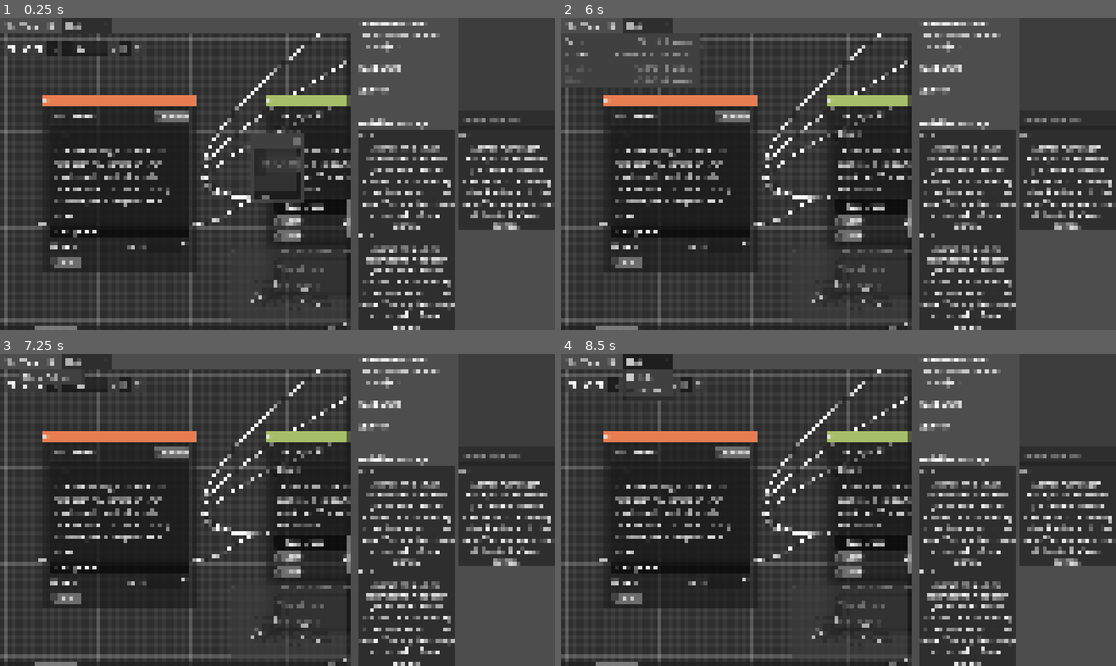
Above: before the commit, frames 1-4 (two rows, left to right).
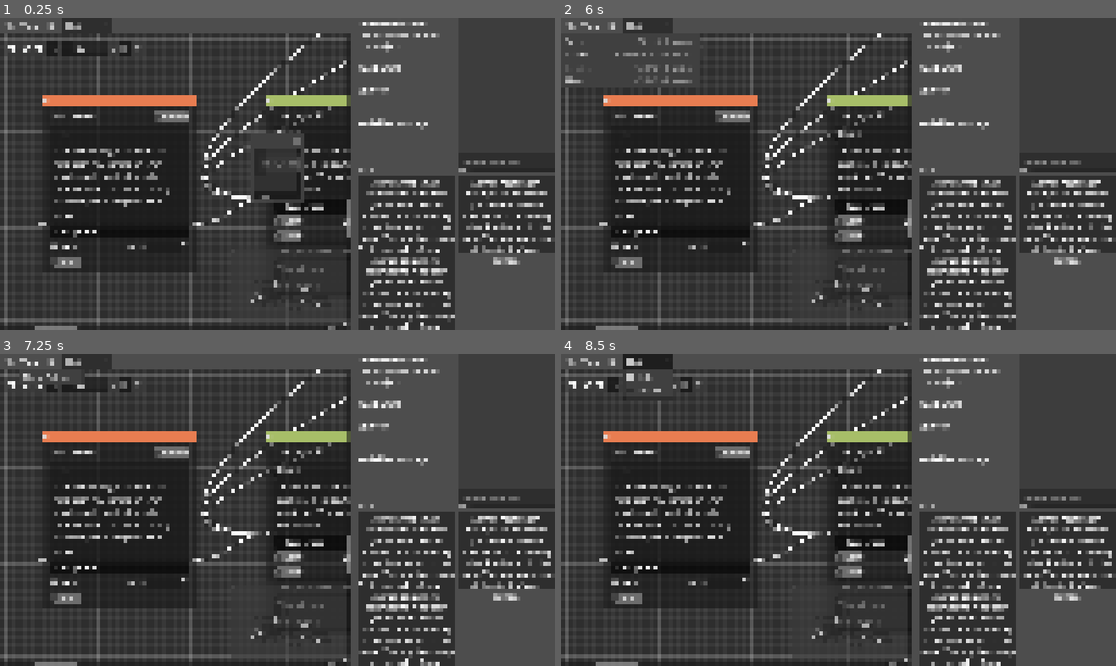
Above: after the commit, the same moments.

Repository: Roboticy3/Louder
Game: Godot game, scene res://proto_simulator/proto_simulator_wrapper.tscn
The game is run twice, just before and just after one commit, with the same random seed, the same clock (stepped at 60 frames per second) and the same inputs.
Inputs (mouse positions are in pixels of both pictures, inside the frame that each line leads up to):
- Up to frame 1 (0.25 s): no input
- Up to frame 2 (6 s): click (921, 227) at 0.52 s; type "Alex" at 0.6 s; click "Start" at 1.25 s; click "Start" at 2 s; click "CONTINUE" at 2.75 s; click "CONTINUE" at 3.5 s; click "CONTINUE" at 4.25 s; click "CONTINUE" at 5 s; click "File" at 5.75 s
- Up to frame 3 (7.25 s): click "View" at 6.5 s
- Up to frame 4 (8.5 s): click "Edit" at 7.25 s; click "Hub" at 8 s

The runs differ from the first frame. In frame 1, 8.4% of the frame differs, in the area x 64-100%, y 32-100%; in frame 2, 8.4%, in the area x 0-100%, y 18-100%; in frame 3, 8.4%; in frame 4, 8.4%.

Commit message:
Squashed commit of the following:
commit 6a71d08a581d285e46ba79c1ddd39cc988757e66
Author: Pablo Ibarz <fribarz123@gmail.com>
Date:   Sat Aug 22 18:00:29 2026 -0400

    changed how properties are updated in controllers to better accomodate branches

commit 75fdba74ca778b33b80f60f75b920ac8ad7ec62f
Author: Pablo Ibarz <fribarz123@gmail.com>
Date:   Sat Aug 22 17:41:14 2026 -0400

    realized async speaker logic in documentation

commit caa28d2a31dc80f0e024623a48f3fa688377e54f
Author: Pablo Ibarz <fribarz123@gmail.com>
Date:   Sat Aug 22 17:27:10 2026 -0400

    added skeleton for end function to controller

commit ec39151f03566fcbb59bd70bb9fb978ac17090a4
Author: Pablo Ibarz <fribarz123@gmail.com>
Date:   Sat Aug 22 17:23:49 2026 -0400

    fixed incorrect implementation of partial updates in the new controllers

commit 5dd84efcb548963f0e83f8051be243fe1e172810
Author: Pablo Ibarz <fribarz123@gmail.com>
Date:   Sat Aug 22 17:18:58 2026 -0400

    added thinking indicator using added context from controller layer

commit 147218407d1cf15e7097c0498967a25ae6cca6d4
Author: Pablo Ibarz <fribarz123@gmail.com>
Date:   Sat Aug 22 17:05:32 2026 -0400

    remove deprecated setspeakers command

commit d3126199e769b6dc71872466158e901c4ced6cb2
Author: Pablo Ibarz <fribarz123@gmail.com>
Date:   Sat Aug 22 17:04:07 2026 -0400

    connected remaining test speakers

commit 7016c40686ef6fb877749d2d6c2c775f3eb5360d
Author: Pablo Ibarz <fribarz123@gmail.com>
Date:   Sat Aug 22 16:55:53 2026 -0400

    fix bug with dominant logic accepting 'null' terms

commit 8b8ff8be2632d86c31829fce228fb777eaca9507
Author: Pablo Ibarz <fribarz123@gmail.com>
Date:   Sat Aug 22 16:52:27 2026 -0400

    demonstrated one view with the new separation

commit 8d1ea28186c089cf69a2453ab9d3b67c25ca5c5d
Author: Pablo Ibarz <fribarz123@gmail.com>
Date:   Sat Aug 22 16:06:07 2026 -0400

    replace PSSimulator::choice_made signal with dummy group call ps_controller update()

Diff:
--- /dev/null
+++ b/editor/demos/conversations/test_null_fields.json
@@ -0,0 +1,43 @@
+[
+	{
+		"conversation_id": "0",
+		"position_offset:x": "46.7358245849609",
+		"position_offset:y": "389.503326416016",
+		"speaker": "I'm a speaker",
+		"start": true,
+		"text": "I'm some text",
+		"type": "hub"
+	},
+	{
+		"conversation_id": "2",
+		"position_offset:x": "880.911560058594",
+		"position_offset:y": "356.982330322266",
+		"speaker": "Updating speaker without text!",
+		"type": "hub"
+	},
+	{
+		"conversation_id": "1",
+		"position_offset:x": "460.0",
+		"position_offset:y": "360.0",
+		"text": "Updating text without speaker!",
+		"type": "hub"
+	},
+	{
+		"from_choice": "",
+		"from_id": "0",
+		"to_id": "1",
+		"type": "connection"
+	},
+	{
+		"from_choice": "",
+		"from_id": "1",
+		"to_id": "2",
+		"type": "connection"
+	},
+	{
+		"position:x": "-46.0",
+		"position:y": "40.0",
+		"type": "camera",
+		"zoom": "0.88317602872849"
+	}
+]
--- a/editor/proto_simulator/proto_simulator_ui_mockup.tscn
+++ b/editor/proto_simulator/proto_simulator_ui_mockup.tscn
@@ -3,7 +3,7 @@
 [ext_resource type="Script" uid="uid://c8mgp47kh56t1" path="res://proto_simulator/ps_conversation_view.gd" id="1_uy6tw"]
 [ext_resource type="Script" uid="uid://bx4ryfqh7km2w" path="res://proto_simulator/ps_choices_container.gd" id="2_ctnr"]
 
-[node name="Control" type="Control" unique_id=644629500]
+[node name="Control" type="Control" unique_id=644629500 node_paths=PackedStringArray("debug_speaker_label")]
 layout_mode = 3
 anchors_preset = 15
 anchor_right = 1.0
@@ -11,6 +11,7 @@
 grow_horizontal = 2
 grow_vertical = 2
 script = ExtResource("1_uy6tw")
+debug_speaker_label = NodePath("Label")
 
 [node name="VBoxContainer" type="VBoxContainer" parent="." unique_id=1833103687]
 layout_mode = 1
@@ -49,3 +50,14 @@
 layout_mode = 2
 size_flags_horizontal = 3
 script = ExtResource("2_ctnr")
+
+[node name="Label" type="Label" parent="." unique_id=2012092150]
+layout_mode = 1
+anchors_preset = 5
+anchor_left = 0.5
+anchor_right = 0.5
+offset_left = -20.0
+offset_right = 20.0
+offset_bottom = 23.0
+grow_horizontal = 2
+text = "(Speaker)"
--- a/editor/proto_simulator/proto_simulator_wrapper.tscn
+++ b/editor/proto_simulator/proto_simulator_wrapper.tscn
@@ -1,6 +1,7 @@
 [gd_scene format=3 uid="uid://i5djwipicmob"]
 
 [ext_resource type="Script" uid="uid://inieasxjm4nb" path="res://proto_simulator/ps_conversation.gd" id="1_1074j"]
+[ext_resource type="Script" uid="uid://cbiclxd6bqxa4" path="res://proto_simulator/ps_controller.gd" id="3_a37o0"]
 [ext_resource type="Script" uid="uid://i33mybwmma7p" path="res://proto_simulator/ps_conversation_loader.gd" id="3_hwksk"]
 [ext_resource type="Script" uid="uid://dshl0su1su5xe" path="res://proto_simulator/ps_simulator.gd" id="3_psim"]
 [ext_resource type="Script" uid="uid://b8jjbbtjemx6g" path="res://proto_simulator/ps_config.gd" id="4_63mts"]
@@ -18,6 +19,30 @@
 script = ExtResource("3_psim")
 conversation = NodePath("../PSConversation")
 reset_state_on_ready = true
+
+[node name="PSControllerGeno" type="Node" parent="PSSimulator" unique_id=1324253126 node_paths=PackedStringArray("simulator", "config")]
+script = ExtResource("3_a37o0")
+simulator = NodePath("..")
+config = NodePath("../../PSConfig")
+speak_as = PackedStringArray("Geno")
+listen_to = PackedStringArray("Cage", "Good", "Inspiration", "Rhetoric", "Speed", "Evil")
+metadata/_custom_type_script = "uid://cbiclxd6bqxa4"
+
+[node name="PSControllerFreya" type="Node" parent="PSSimulator" unique_id=935159503 node_paths=PackedStringArray("simulator", "config")]
+script = ExtResource("3_a37o0")
+simulator = NodePath("..")
+config = NodePath("../../PSConfig")
+speak_as = PackedStringArray("Freya")
+listen_to = PackedStringArray("Volition", "Structure", "Sight", "Strategy", "Life", "Death")
+metadata/_custom_type_script = "uid://cbiclxd6bqxa4"
+
+[node name="PSControllerBenjamin" type="Node" parent="PSSimulator" unique_id=259410277 node_paths=PackedStringArray("simulator", "config")]
+script = ExtResource("3_a37o0")
+simulator = NodePath("..")
+config = NodePath("../../PSConfig")
+speak_as = PackedStringArray("Benjamin")
+listen_to = PackedStringArray("Heart", "Stars", "Planets", "Memory", "Rhythm", "Future")
+metadata/_custom_type_script = "uid://cbiclxd6bqxa4"
 
 [node name="PSConversationLoader" type="Node" parent="." unique_id=1703789268 node_paths=PackedStringArray("simulator")]
 script = ExtResource("3_hwksk")
@@ -45,22 +70,28 @@
 [node name="File" parent="CanvasLayer/HSplitContainer/Editor/Control/GridContainer/FileBar" parent_id_path=PackedInt32Array(1835673697, 810829967) index="0" unique_id=853677447 groups=["conversation_changed_listener"]]
 disable_load = true
 
-[node name="Grid" type="GridContainer" parent="CanvasLayer/HSplitContainer" unique_id=771740834]
+[node name="VSplitContainer" type="VSplitContainer" parent="CanvasLayer/HSplitContainer" unique_id=1806478269]
 layout_mode = 2
+
+[node name="Grid" type="GridContainer" parent="CanvasLayer/HSplitContainer/VSplitContainer" unique_id=771740834]
+layout_mode = 2
+size_flags_vertical = 3
 columns = 2
 
-[node name="RichTextLabel" type="RichTextLabel" parent="CanvasLayer/HSplitContainer/Grid" unique_id=1023735506 node_paths=PackedStringArray("simulator")]
+[node name="RichTextLabel" type="RichTextLabel" parent="CanvasLayer/HSplitContainer/VSplitContainer/Grid" unique_id=1023735506 node_paths=PackedStringArray("simulator")]
 layout_mode = 2
+size_flags_horizontal = 3
+size_flags_vertical = 3
 bbcode_enabled = true
-fit_content = true
 script = ExtResource("7_debug")
-simulator = NodePath("../../../../PSSimulator")
+simulator = NodePath("../../../../../PSSimulator")
 
-[node name="Control" type="Control" parent="CanvasLayer/HSplitContainer/Grid" unique_id=1049670308]
+[node name="Control" type="Control" parent="CanvasLayer/HSplitContainer/VSplitContainer/Grid" unique_id=1049670308]
 layout_mode = 2
+size_flags_horizontal = 3
 size_flags_vertical = 3
 
-[node name="VBoxContainer" type="VBoxContainer" parent="CanvasLayer/HSplitContainer/Grid/Control" unique_id=1155212054]
+[node name="VBoxContainer" type="VBoxContainer" parent="CanvasLayer/HSplitContainer/VSplitContainer/Grid/Control" unique_id=1155212054]
 layout_mode = 1
 anchors_preset = 15
 anchor_right = 1.0
@@ -68,7 +99,7 @@
 grow_horizontal = 2
 grow_vertical = 2
 
-[node name="CodeEdit" type="CodeEdit" parent="CanvasLayer/HSplitContainer/Grid/Control/VBoxContainer" unique_id=1876542513]
+[node name="CodeEdit" type="CodeEdit" parent="CanvasLayer/HSplitContainer/VSplitContainer/Grid/Control/VBoxContainer" unique_id=1876542513]
 layout_mode = 2
 size_flags_vertical = 3
 editable = false
@@ -78,57 +109,50 @@
 wrap_mode = 1
 indent_wrapped_lines = true
 
-[node name="CodeEdit2" type="CodeEdit" parent="CanvasLayer/HSplitContainer/Grid/Control/VBoxContainer" unique_id=711150527 node_paths=PackedStringArray("simulator", "output_stream")]
+[node name="CodeEdit2" type="CodeEdit" parent="CanvasLayer/HSplitContainer/VSplitContainer/Grid/Control/VBoxContainer" unique_id=711150527 node_paths=PackedStringArray("simulator", "output_stream")]
 layout_mode = 2
 placeholder_text = "Enter Command"
 scroll_fit_content_height = true
 script = ExtResource("6_6fql2")
-simulator = NodePath("../../../../../../PSSimulator")
+simulator = NodePath("../../../../../../../PSSimulator")
 output_stream = NodePath("../CodeEdit")
 
-[node name="Panel" type="Panel" parent="CanvasLayer/HSplitContainer/Grid" unique_id=708492661]
+[node name="FlowContainer" type="GridContainer" parent="CanvasLayer/HSplitContainer/VSplitContainer" unique_id=906641710]
+layout_mode = 2
+size_flags_vertical = 3
+columns = 2
+
+[node name="Panel" type="Panel" parent="CanvasLayer/HSplitContainer/VSplitContainer/FlowContainer" unique_id=708492661]
 layout_mode = 2
 size_flags_horizontal = 3
 size_flags_vertical = 3
 
-[node name="Control" parent="CanvasLayer/HSplitContainer/Grid/Panel" unique_id=644629500 node_paths=PackedStringArray("simulator", "config") groups=["conversation_changed_listener"] instance=ExtResource("4_hwksk")]
+[node name="Control" parent="CanvasLayer/HSplitContainer/VSplitContainer/FlowContainer/Panel" unique_id=644629500 node_paths=PackedStringArray("controller") groups=["conversation_changed_listener"] instance=ExtResource("4_hwksk")]
 layout_mode = 1
 size_flags_horizontal = 3
-group = null
-simulator = NodePath("../../../../../PSSimulator")
-config = NodePath("../../../../../PSConfig")
-my_speakers = PackedStringArray("Freya", "Volition", "Structure", "Sight", "Strategy", "Life", "Death")
-mute = null
+controller = NodePath("../../../../../../PSSimulator/PSControllerGeno")
 
-[node name="Panel2" type="Panel" parent="CanvasLayer/HSplitContainer/Grid" unique_id=934824621]
+[node name="Panel2" type="Panel" parent="CanvasLayer/HSplitContainer/VSplitContainer/FlowContainer" unique_id=991561153]
 layout_mode = 2
 size_flags_horizontal = 3
 size_flags_vertical = 3
 
-[node name="Control" parent="CanvasLayer/HSplitContainer/Grid/Panel2" unique_id=1827982243 node_paths=PackedStringArray("simulator", "config") groups=["conversation_changed_listener"] instance=ExtResource("4_hwksk")]
+[node name="Control" parent="CanvasLayer/HSplitContainer/VSplitContainer/FlowContainer/Panel2" unique_id=865123221 node_paths=PackedStringArray("controller") groups=["conversation_changed_listener"] instance=ExtResource("4_hwksk")]
 layout_mode = 1
 size_flags_horizontal = 3
-group = null
-simulator = NodePath("../../../../../PSSimulator")
-config = NodePath("../../../../../PSConfig")
-my_speakers = PackedStringArray("Benjamin", "Heart", "Stars", "Planets", "Memory", "Rhythm", "Future")
-mute = null
+controller = NodePath("../../../../../../PSSimulator/PSControllerFreya")
 
-[node name="Panel3" type="Panel" parent="CanvasLayer/HSplitContainer/Grid" unique_id=839495634]
+[node name="Panel3" type="Panel" parent="CanvasLayer/HSplitContainer/VSplitContainer/FlowContainer" unique_id=208183035]
 layout_mode = 2
 size_flags_horizontal = 3
 size_flags_vertical = 3
 
-[node name="Control" parent="CanvasLayer/HSplitContainer/Grid/Panel3" unique_id=2077459092 node_paths=PackedStringArray("simulator", "config") groups=["conversation_changed_listener"] instance=ExtResource("4_hwksk")]
+[node name="Control" parent="CanvasLayer/HSplitContainer/VSplitContainer/FlowContainer/Panel3" unique_id=785671189 node_paths=PackedStringArray("controller") groups=["conversation_changed_listener"] instance=ExtResource("4_hwksk")]
 layout_mode = 1
 size_flags_horizontal = 3
-group = null
-simulator = NodePath("../../../../../PSSimulator")
-config = NodePath("../../../../../PSConfig")
-my_speakers = PackedStringArray("Geno", "Cage", "Good", "Inspiration", "Rhetoric", "Speed", "Evil")
-mute = null
+controller = NodePath("../../../../../../PSSimulator/PSControllerBenjamin")
 
-[connection signal="request_change_conversation" from="CanvasLayer/HSplitContainer/Grid/Control/VBoxContainer/CodeEdit2" to="PSConversationLoader" method="_on_file_selected"]
+[connection signal="request_change_conversation" from="CanvasLayer/HSplitContainer/VSplitContainer/Grid/Control/VBoxContainer/CodeEdit2" to="PSConversationLoader" method="_on_file_selected"]
 
 [editable path="CanvasLayer/HSplitContainer/Editor"]
 [editable path="CanvasLayer/HSplitContainer/Editor/Control/GridContainer/GraphEdit/Hub"]
--- a/editor/proto_simulator/ps_choices_container.gd
+++ b/editor/proto_simulator/ps_choices_container.gd
@@ -3,19 +3,35 @@
 
 signal choice_pressed(choice: String)
 
-func set_choices(choices: Array) -> void:
+func set_choices(choices: Array, thinking:Array) -> void:
 	for child in get_children():
 		child.queue_free()
 
 	for i in choices.size():
 		var button := Button.new()
-		var choice := str(choices[i].get("from_choice", ""))
-		button.text = choice
+		var choice := str(choices[i].get(PSSimulator.CON_FCHC, ""))
+		if choice.is_empty():
+			button.text = "CONTINUE"
+		else:
+			button.text = choice
 		button.autowrap_mode = TextServer.AUTOWRAP_WORD_SMART
-		if button.text.is_empty():
-			button.text = "CONTINUE"
+
 		button.pressed.connect(_on_choice_pressed.bind(choice))
 		add_child(button)
 
+
+	if !thinking.is_empty():
+		var thinking_label := Label.new()
+		thinking_label.horizontal_alignment = HORIZONTAL_ALIGNMENT_RIGHT
+
+		var text := ""
+		if thinking.size() > 1:
+			text = ", ".join(thinking.slice(0, -1))
+			text += " and " + thinking[-1] + " are thinking..."
+		else:
+			text = thinking[0] + " is thinking..."
+		thinking_label.text = text
+		add_child(thinking_label)
+
 func _on_choice_pressed(choice: String) -> void:
 	choice_pressed.emit(choice)
--- a/editor/proto_simulator/ps_command_line.gd
+++ b/editor/proto_simulator/ps_command_line.gd
@@ -45,27 +45,11 @@
 
 	if simulator.warp(int(command[1])):
 		output_stream.text += "warped to position " + str(command[1]) + "\n"
-		simulator.choice_made.emit()
+		simulator.update_controllers()
 		return CommandError.OK
 	else:
 		output_stream.text += "failed to warp to position " + str(command[1]) + "\n"
 		return CommandError.SIMULATOR
-
-func setspeakers(command:Array) -> CommandError:
-	if command.size() < 3: return CommandError.SYNTAX
-
-	if !str(command[1]).is_valid_int(): return CommandError.SYNTAX
-
-	var vi = int(command[1])
-	var views := get_tree().get_nodes_in_group(&"ps_conversation_view")
-	if vi < 0 || vi >= views.size(): return CommandError.INDEX
-
-	var speakers = views[vi].get("my_speakers")
-	views[vi].set("my_speakers", command.slice(2))
-	views[vi].call_deferred("update")
-	output_stream.text += "changed my_speakers on viewer " + str(vi) + " from " + str(speakers) + " to " + str(command.slice(2)) + "\n"
-
-	return CommandError.OK
 
 signal request_change_conversation(path:String)
 func setconversation(command:Array) -> CommandError:
--- /dev/null
+++ b/editor/proto_simulator/ps_controller.gd
@@ -0,0 +1,106 @@
+class_name PSController extends Node
+
+const CTRL_THNK := "thinking"
+
+@export var group := &"ps_controller"
+@export var simulator:PSSimulator
+@export var config:PSConfig
+@export var speak_as:PackedStringArray
+@export var listen_to:PackedStringArray
+@export var mute:bool
+
+var data:Dictionary
+
+func _ready() -> void:
+	add_to_group(group)
+
+	await get_tree().process_frame
+
+	if simulator.is_node_ready():
+		update()
+
+signal updated()
+signal show_end()
+func update():
+	if !is_instance_valid(simulator):
+		push_error("Updated PSController ", self, " with no simulator.")
+		return
+
+	var text_visible := _filter_visible_node(simulator.get_position())
+
+	if text_visible:
+		simulator.merge_current_into(data)
+
+	data[PSSimulator.HUB_CHCS] = simulator.list_choices_data(_filter_valid_choice) if text_visible else []
+
+	#sync with the rest of the controllers getting their choices
+	await get_tree().process_frame
+
+	#now we have enough info to see who's thinking
+	data[CTRL_THNK] = _filter_thinking()
+
+	updated.emit()
+	if get_thinking().is_empty() and get_choices().is_empty():
+		show_end.emit()
+
+func is_active():
+	return !data.is_empty()
+
+#Asynchronous Multiple Speakers
+#1. Hide choices pointing to speakers not owned in `my_speakers`
+func _filter_valid_choice(c:Dictionary) -> bool:
+	if mute: return false
+	var c_speaker := str(simulator.get_property(int(c["to_id"]), PSSimulator.HUB_SPKR))
+	if !(c_speaker in config.speakers_by_name):
+		return true
+	if c_speaker in speak_as:
+		return true
+	if !config.is_ownable(c_speaker):
+		return true
+	return false
+
+func _filter_visible_node(position:int) -> bool:
+	var n_speaker := str(simulator.get_property(position, PSSimulator.HUB_SPKR))
+	if !(n_speaker in config.speakers_by_name):
+		return true
+	if n_speaker in listen_to:
+		return true
+	if config.is_public(n_speaker):
+		return true
+	return false
+
+func traverse(choice:String) -> bool:
+	#TODO - maybe some validation here that the choice is accessible to *this*
+	#controller and not just the simulator overall?
+	return simulator.traverse(choice)
+
+func get_text(property:String) -> String:
+	return str(data.get(property))
+
+func get_choices() -> Array:
+	var choices = data.get(PSSimulator.HUB_CHCS)
+	if choices is Array:
+		return choices
+	return []
+
+func _filter_thinking() -> Array:
+	var thinking := {}
+	for controller in get_tree().get_nodes_in_group(group):
+		if controller == self: continue
+		if controller is PSController and !controller.get_choices().is_empty():
+			for speaker in controller.speak_as:
+				thinking[speaker] = true
+	return thinking.keys()
+
+func get_thinking() -> Array:
+	var thinking = data.get(CTRL_THNK)
+	if thinking is Array:
+		return thinking
+	return []
+
+func get_branch() -> String:
+	return data.get(PSSimulator.HUB_BRCH, "")
+
+func end():
+	#TODO Disconnect from the simulator
+	pass
--- a/editor/proto_simulator/ps_conversation_view.gd
+++ b/editor/proto_simulator/ps_conversation_view.gd
@@ -2,77 +2,39 @@
 
 @export var group := &"ps_conversation_view"
 
-@export var simulator: PSSimulator
-
-#Speaker visibility data
-@export var config: PSConfig
-@export var my_speakers:PackedStringArray
-@export var mute:bool
+@export var controller: PSController
+@export var debug_speaker_label: Label
 
 var _components: Array[Node] = []
 
 func _ready() -> void:
-	add_to_group(group)
-
 	_collect_ui_components(self, _components)
-	for component in _components:
-		if component is PSChoicesContainer:
-			component.choice_pressed.connect(_on_choice_pressed)
-
-	await get_tree().process_frame
 
 	#is simulator ready to feed choices?
-	if simulator.is_node_ready():
-		update()
-	simulator.ready.connect(update, CONNECT_DEFERRED)
+	if controller:
+		if controller.is_active():
+			update()
+		controller.updated.connect(update)
 
-	simulator.choice_made.connect(update, CONNECT_DEFERRED)
+	if debug_speaker_label:
+		if controller:
+			debug_speaker_label.text = ",".join(controller.speak_as)
+		else:
+			debug_speaker_label.text = "(no speakers connected)"
 
 func _collect_ui_components(node: Node, components: Array[Node]) -> void:
 	for child in node.get_children():
 		if child.is_in_group("ui_component"):
 			components.append(child)
+		if child is PSChoicesContainer and controller is PSController:
+			child.choice_pressed.connect(controller.traverse)
 		_collect_ui_components(child, components)
 
 func update() -> void:
-	if !is_instance_valid(simulator):
-		push_error("Updated PSConversationView ", self, " with no simulator.")
-		return
-
-	var text_visible := _filter_visible_node(simulator.get_position())
-
 	for component in _components:
-		if text_visible && component is RichTextLabel:
-			component.text = simulator.get_current_property(component.name)
+		if component is RichTextLabel:
+			var text = controller.data.get(component.name)
+			if text is String:
+				component.text = text
 		elif component is PSChoicesContainer:
-			component.set_choices(simulator.list_choices(_filter_valid_choice) if text_visible else [])
-
-
-#Asynchronous Multiple Speakers
-#1. Hide choices pointing to speakers not owned in `my_speakers`
-func _filter_valid_choice(c:Dictionary) -> bool:
-	if mute: return false
-	var c_speaker := str(simulator.get_property(int(c["to_id"]), PSSimulator.HUB_SPKR))
-	if !(c_speaker in config.speakers_by_name):
-		return true
-	if c_speaker in my_speakers:
-		return true
-	if !config.is_ownable(c_speaker):
-		return true
-	return false
-
-func _filter_visible_node(position:int) -> bool:
-	var n_speaker := str(simulator.get_property(position, PSSimulator.HUB_SPKR))
-	if !(n_speaker in config.speakers_by_name):
-		return true
-	if n_speaker in my_speakers:
-		return true
-	if config.is_public(n_speaker):
-		return true
-	return false
-
-func _on_choice_pressed(choice: String) -> void:
-	simulator.traverse(choice)
-
-func _on_conversation_changed(_path: String) -> void:
-	update.call_deferred()
+			component.set_choices(controller.get_choices(), controller.get_thinking())
--- a/editor/proto_simulator/ps_debug_info.gd
+++ b/editor/proto_simulator/ps_debug_info.gd
@@ -12,10 +12,12 @@
 		return
 	if not simulator.is_node_ready():
 		await simulator.ready
-	simulator.choice_made.connect(update)
+	add_to_group(&"ps_controller")
 	update()
 
 func update() -> void:
+	await get_tree().process_frame
+
 	if not simulator:
 		text = "No simulator assigned."
 		return
@@ -25,7 +27,7 @@
 	if show_position:
 		parts.append("[b]Position:[/b] %s" % str(simulator.get_position()))
 	if show_choices:
-		var raw_choices := simulator.list_choices(null, simulator.position, false)
+		var raw_choices := simulator.list_choices_data(null, simulator.position, false)
 		var choice_texts: PackedStringArray = []
 		for c in raw_choices:
 			choice_texts.append(str(c.get("from_choice", "?")))
--- a/editor/proto_simulator/ps_simulator.gd
+++ b/editor/proto_simulator/ps_simulator.gd
@@ -9,6 +9,8 @@
 const HUB_DLVL := "dice_level"
 const HUB_SCHK := "start"
 const HUB_ACHK := "auto"
+const HUB_CHCS := "choices"
+const HUB_BRCH := "branch"
 
 const CON_TOID := "to_id"
 const CON_FCHC := "from_choice"
@@ -26,13 +28,15 @@
 var recessive := {}
 var dominant := {}
 
+@export var controller_group := &"ps_controller"
+
 ### Getters
 ## These functions do not change the state of the simulator.
 
 func get_position() -> int:
 	return position
 
-func list_choices(filter=null, from_position:=position, evaluate_conditions:=true) -> Array:
+func list_choices_data(filter=null, from_position:=position, evaluate_conditions:=true) -> Array:
 	var choices := conversation.get_connections_from(from_position)
 	if evaluate_conditions: choices = _evaluate_choices(choices)
 	if filter is Callable:
@@ -60,6 +64,12 @@
 
 func get_current_property(property:String):
 	return get_property(position, property)
+
+func merge_current_into(data:Dictionary):
+	var h:Dictionary = conversation.hubs_by_id.get(position, {})
+	for k in h:
+		if h[k]:
+			data[k] = h[k]
 
 func roll_dice() -> int:
 	return (randi() % 6) + (randi() % 6) + 2
@@ -91,7 +101,7 @@
 		state = PSConversationState.new()
 	warp(start)
 
-	choice_made.emit()
+	update_controllers()
 
 func _reset_state():
 	state = PSConversationState.new()
@@ -221,7 +231,6 @@
 ## the node linked by the choice made. If the resulting node has AutoCheck
 ## enabled, traversal will continue recursively until a non-auto node is
 ## reached.
-signal choice_made()
 func traverse(choice_text: String, filter=null) -> bool:
 	recessive = {}
 	dominant = {}
@@ -241,11 +250,11 @@
 		_fill_dominant_on_auto()
 		return traverse_index(0,filter)
 
-	choice_made.emit()
+	update_controllers()
 	return w
 
 func traverse_index(i: int, filter=null) -> bool:
-	var choices := list_choices(filter)
+	var choices := list_choices_data(filter)
 	if i < 0 or i >= choices.size():
 		push_error("Traversed to choice index out of bounds: ", i)
 		return false
@@ -256,7 +265,7 @@
 		_fill_dominant_on_auto()
 		return traverse_index(0, filter)
 
-	choice_made.emit()
+	update_controllers()
 	return w
 
 func warp(new_position:=position) -> bool:
@@ -269,9 +278,12 @@
 	return false
 
 func _fill_dominant_on_auto():
-	var w_txtc = get_current_property(HUB_TXTC)
+	var w_txtc = conversation.hubs_by_id[position].get(HUB_TXTC)
 	if w_txtc:
 		dominant[HUB_TXTC] = w_txtc
-		var w_spkr = get_current_property(HUB_SPKR)
+		var w_spkr = conversation.hubs_by_id[position].get(HUB_SPKR)
 		if w_spkr:
 			dominant[HUB_SPKR] = w_spkr
+
+func update_controllers():
+	get_tree().call_group(controller_group, &"update")
--- a/editor/scripts/project_manager.gd
+++ b/editor/scripts/project_manager.gd
@@ -24,6 +24,7 @@
 
 @export var disable_save := false
 @export var disable_load := false
+@export var disable_new := false
 
 func _ready():
 	text = "File"
@@ -42,7 +43,7 @@
 	popup.set_item_disabled(SAVE, disable_save)
 	popup.set_item_disabled(SAVE_AS, disable_save)
 	popup.set_item_disabled(LOAD, disable_load)
-	popup.set_item_disabled(NEW, disable_load)
+	popup.set_item_disabled(NEW, disable_new)
 
 	save_as_dialog = _make_dialog("Save As")
 	save_as_dialog.file_selected.connect(save_project_to_file)
@@ -78,7 +79,7 @@
 		LOAD:
 			load_dialog.show()
 		NEW:
-			clear_project()
+			new_project()
 
 func _on_save_pressed():
 	if has_current_project():
@@ -191,6 +192,10 @@
 
 	return true
 
+func new_project():
+	if disable_new: return
+	clear_project()
+
 func clear_project():
 	for child in editor.get_children():
 		if child is NetworkEntity:
Not shown, removed: editor/demos/conversations/birds_setup.txt
Not shown, added: editor/proto_simulator/ps_controller.gd.uid
Not shown, changed: docs/docs/engine/index.md
